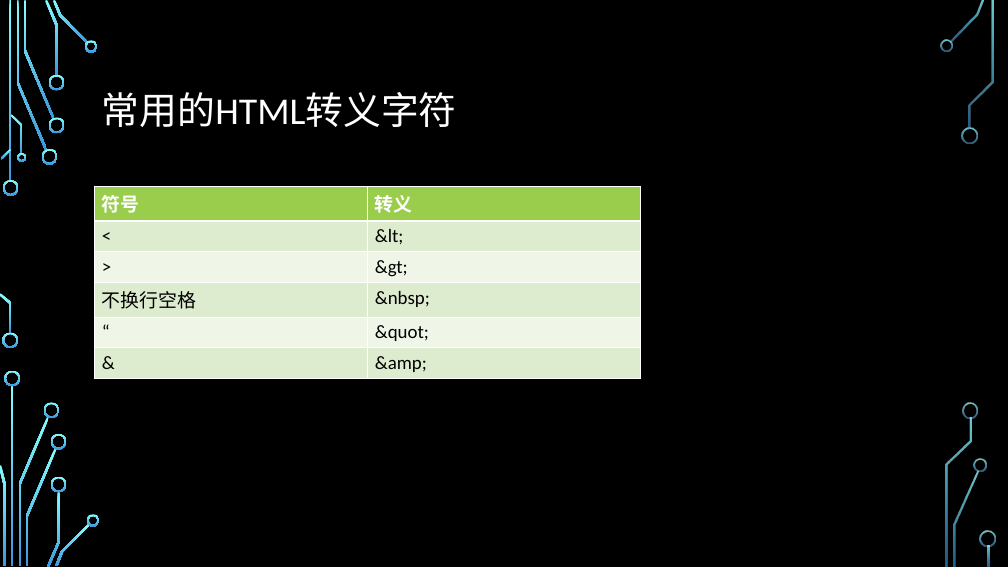
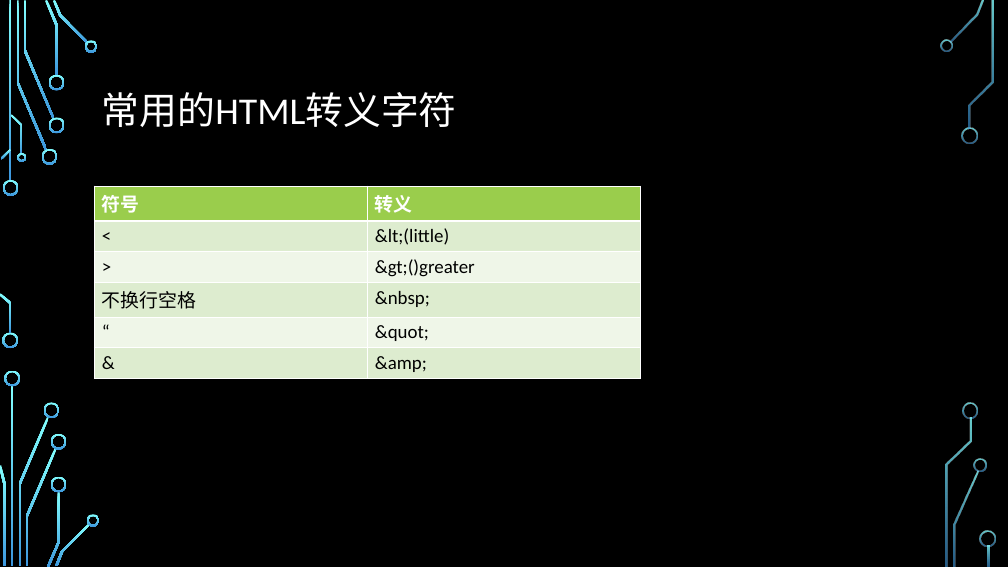
Before and after one commit to dfitcFE/Frontend-junior, a slide deck: slide 5 of Lesson/HTML/2.pptx (slide 4 before the commit). Drawn at 1008x567 pixels with LibreOffice and Linux fonts; fonts in the diff are those of the drawing; background and template pictures are left out. Boxes give left, top, right and bottom in pixels: in the first picture for what was removed or moved away, otherwise in the second. Text is boxed around its words. In the diff, an @@ line names an element or a change of style, - is before the commit and + after.

```diff
--- a/Lesson/HTML/2.pptx
+++ b/Lesson/HTML/2.pptx
@@ table at box(95, 186, 640, 376) @@
-row 2, column 2: &lt;
+row 2, column 2: &lt;(little)
-row 3, column 2: &gt;
+row 3, column 2: &gt;()greater
```
Also in this commit, not shown: 1 other slide changed, 2 slides added, 5 other files.
